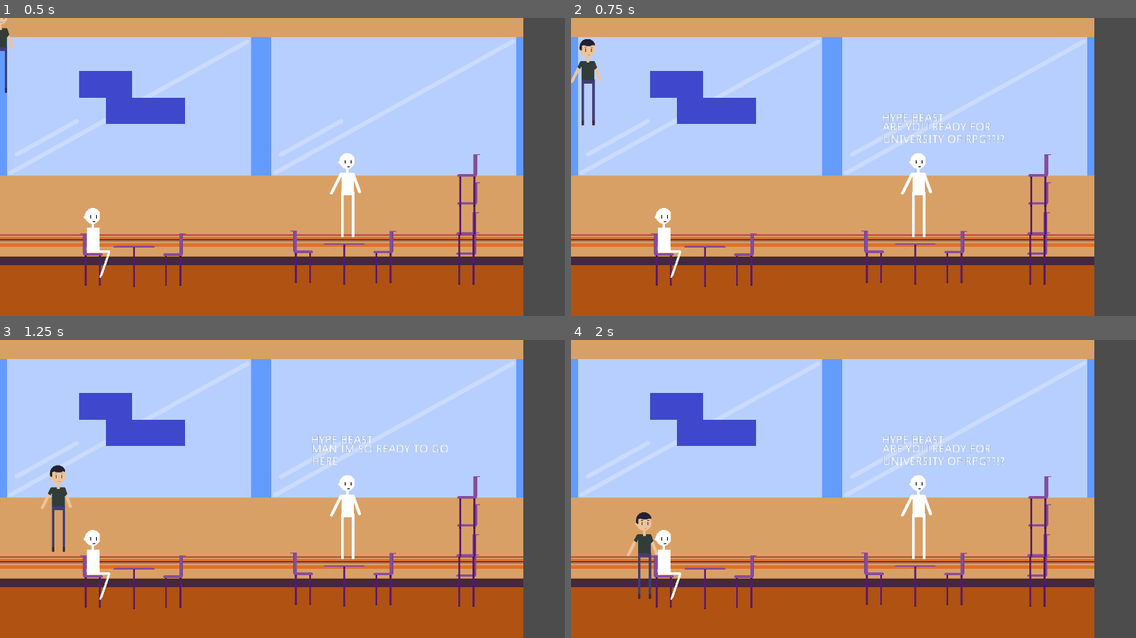
Above: before the commit, frames 1-4 (two rows, left to right).
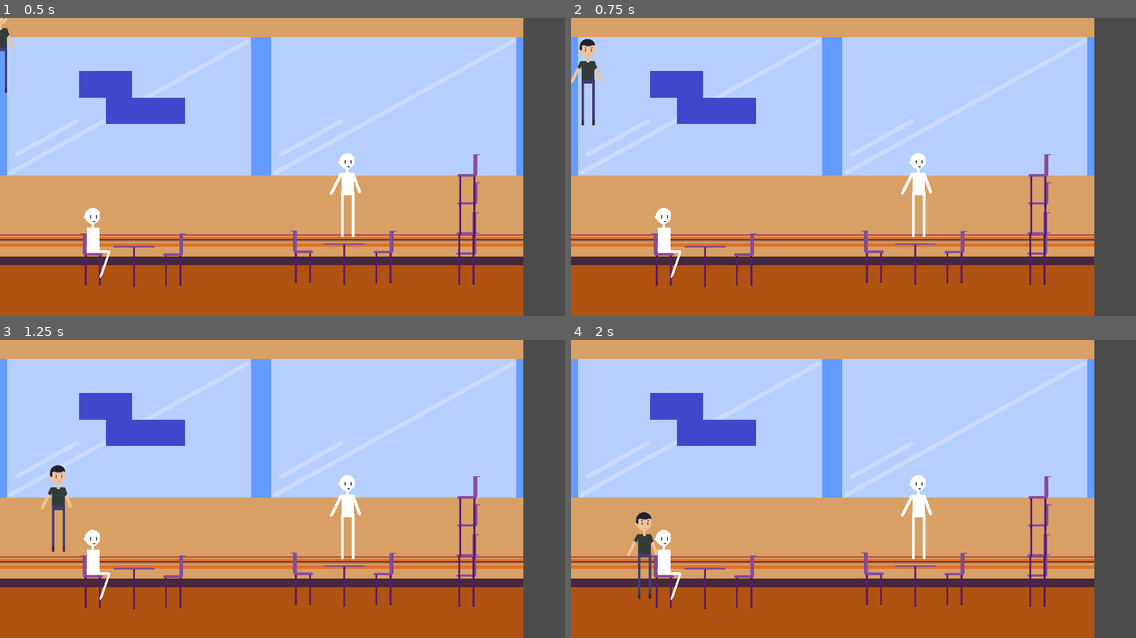
Above: after the commit, the same moments.

Repository: orangeorigins/gamejam_rpg
Game: Godot game, scene res://Scenes/DC.tscn
Same seed, same stepped clock (60 frames per second), same inputs: the game is played once before the commit and once after it.
Inputs:
- Up to frame 1 (0.5 s): no input
- Up to frame 2 (0.75 s): tap Enter (ui_accept) at 0.5, 0.6 s; hold D (right) from 0.53 s (still down)
- Up to frame 3 (1.25 s): keep holding D (right); tap Enter (ui_accept) at 0.77, 1.07 s
- Up to frame 4 (2 s): keep holding D (right); tap Enter (ui_accept) at 1.35, 1.52, 1.82 s

Frame 1 is identical in both runs. In frame 2, 0.5% of the frame differs, in the area x 55-77%, y 31-42%; in frame 3, 0.4%; in frame 4, 0.5%.

Commit message:
fixed npc signal

Diff:
--- a/project/Scenes/NPC.gd
+++ b/project/Scenes/NPC.gd
@@ -17,7 +17,7 @@
 	$RichTextLabel.text = ""
 
 func _process(delta):
-	if Input.is_action_just_pressed("ui_accept"):
+	if Input.is_action_just_pressed("ui_accept") && near_player:
 		$RichTextLabel2.text = npc_name
 		$RichTextLabel.text= dialog[dialog_index]
 		dialog_index += 1
@@ -28,6 +28,7 @@
 
 
 func _on_Area2D_body_entered(body):
+	print ("hi")
 	if not body.name == "Player":
 		return
 	near_player = true
--- a/project/Scenes/NPC.tscn
+++ b/project/Scenes/NPC.tscn
@@ -37,5 +37,5 @@
 bbcode_text = "[b]NAME[/b]"
 text = "NAME"
 
-[connection signal="body_entered" from="Area2D" to="." method="_on_Area2D_body_entered" binds= [ false ]]
+[connection signal="body_entered" from="Area2D" to="." method="_on_Area2D_body_entered"]
 [connection signal="body_exited" from="Area2D" to="." method="_on_Area2D_body_exited"]
Not shown, added: project/Art/Open Door.png.import
Not shown, added: project/Art/Shirt.png.import
